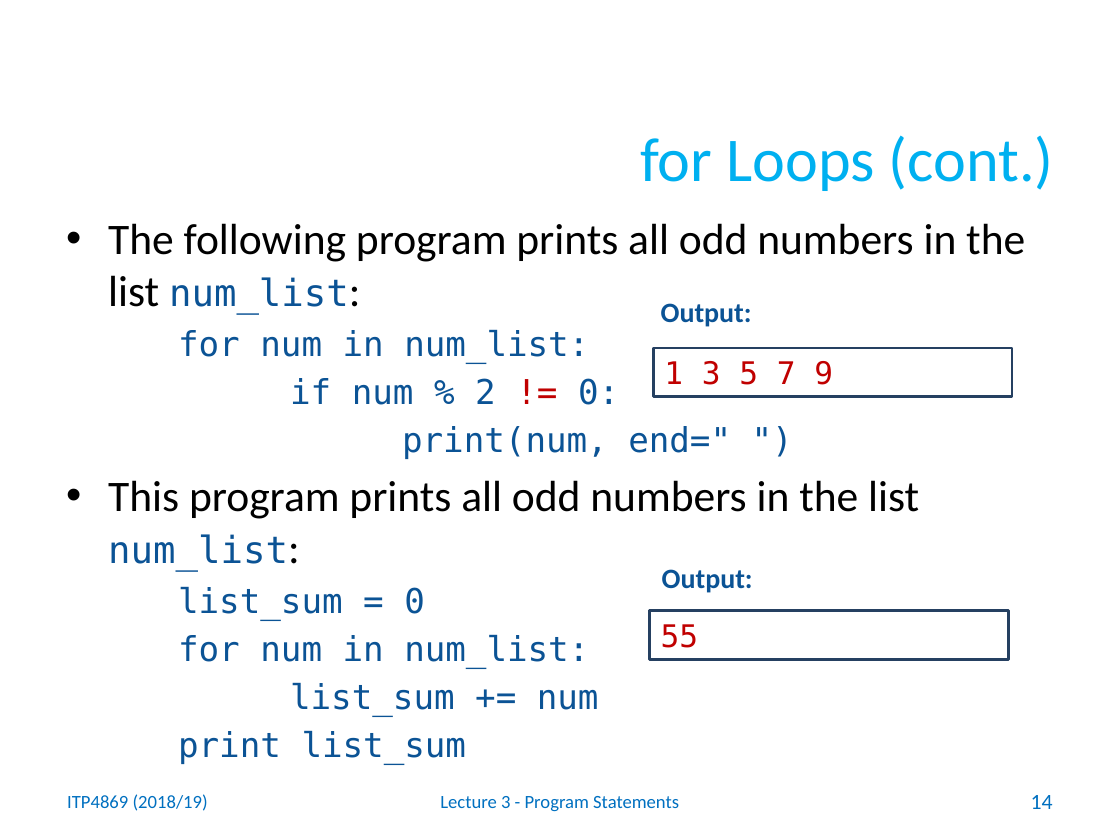
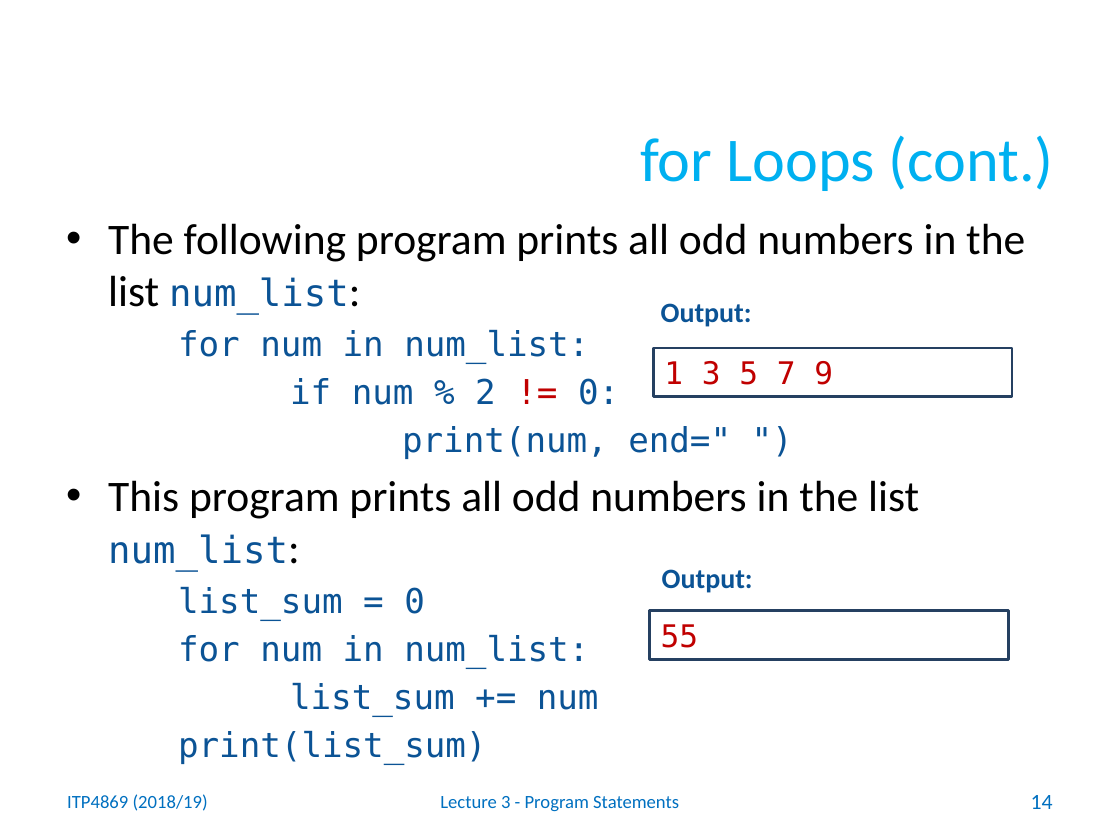
Before and after one commit to drjohnnycheng/Python, a slide deck: slide 14 of Lecture Notes/ITP4869_Lect_03_Program_Statements.pptx. Drawn at 1120x840 pixels with LibreOffice and Linux fonts; fonts in the diff are those of the drawing; background and template pictures are left out. Boxes give left, top, right and bottom in pixels: in the first picture for what was removed or moved away, otherwise in the second. Text is boxed around its words. In the diff, an @@ line names an element or a change of style, - is before the commit and + after.

```diff
--- a/Lecture Notes/ITP4869_Lect_03_Program_Statements.pptx
+++ b/Lecture Notes/ITP4869_Lect_03_Program_Statements.pptx
@@ text at bbox=[178, 730, 486, 764]: text changed @@
-print list_sum
+print(list_sum)
```
Also in this commit, not shown: 1 other slide changed, 4 other files.
